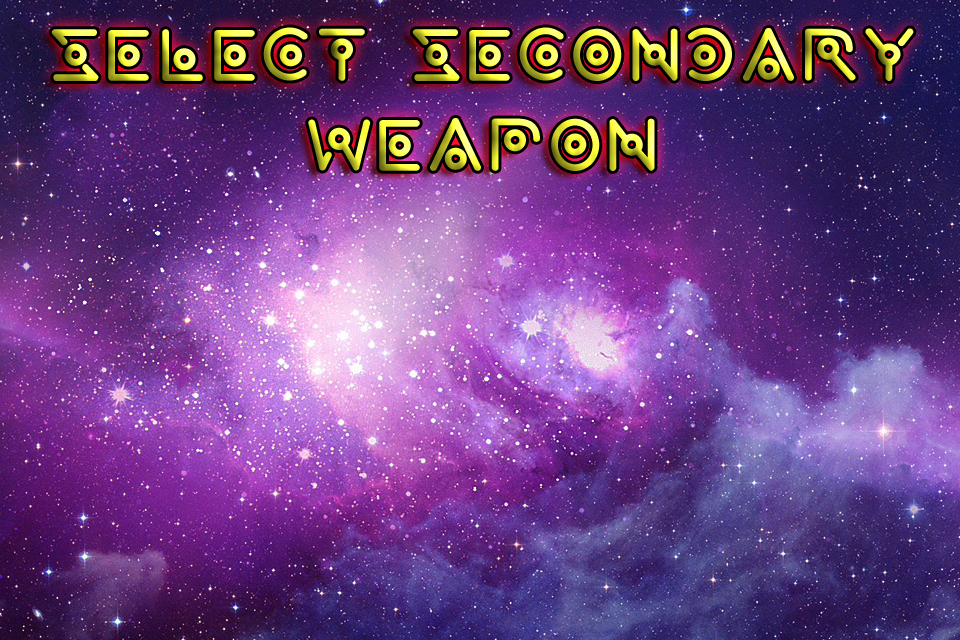
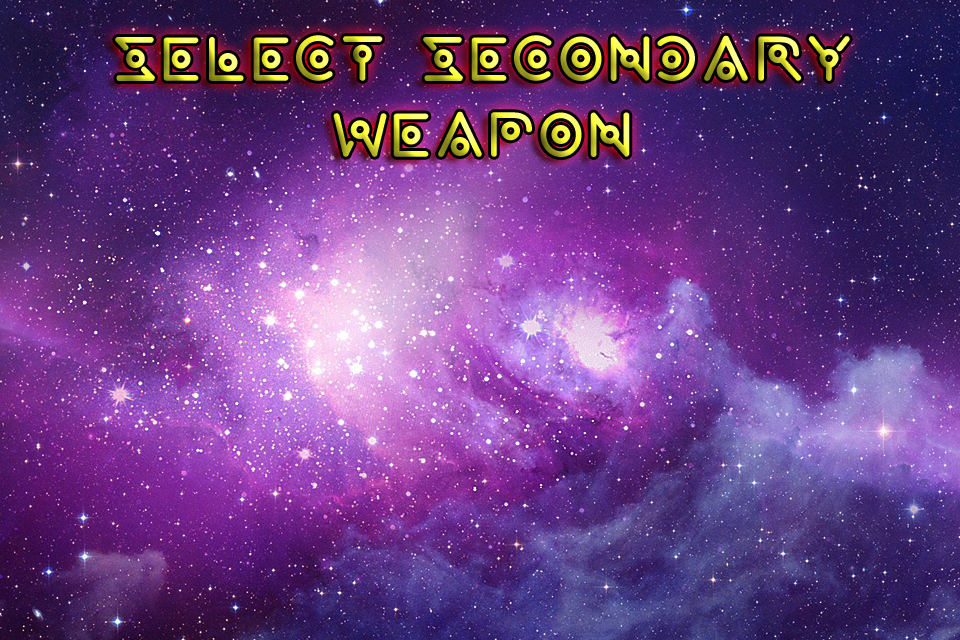
The second 960px x 640px image is a revision of the first. Changes to its layers:
painted on "select Secondary weapon" over left=51, top=27, right=914, bottom=171
